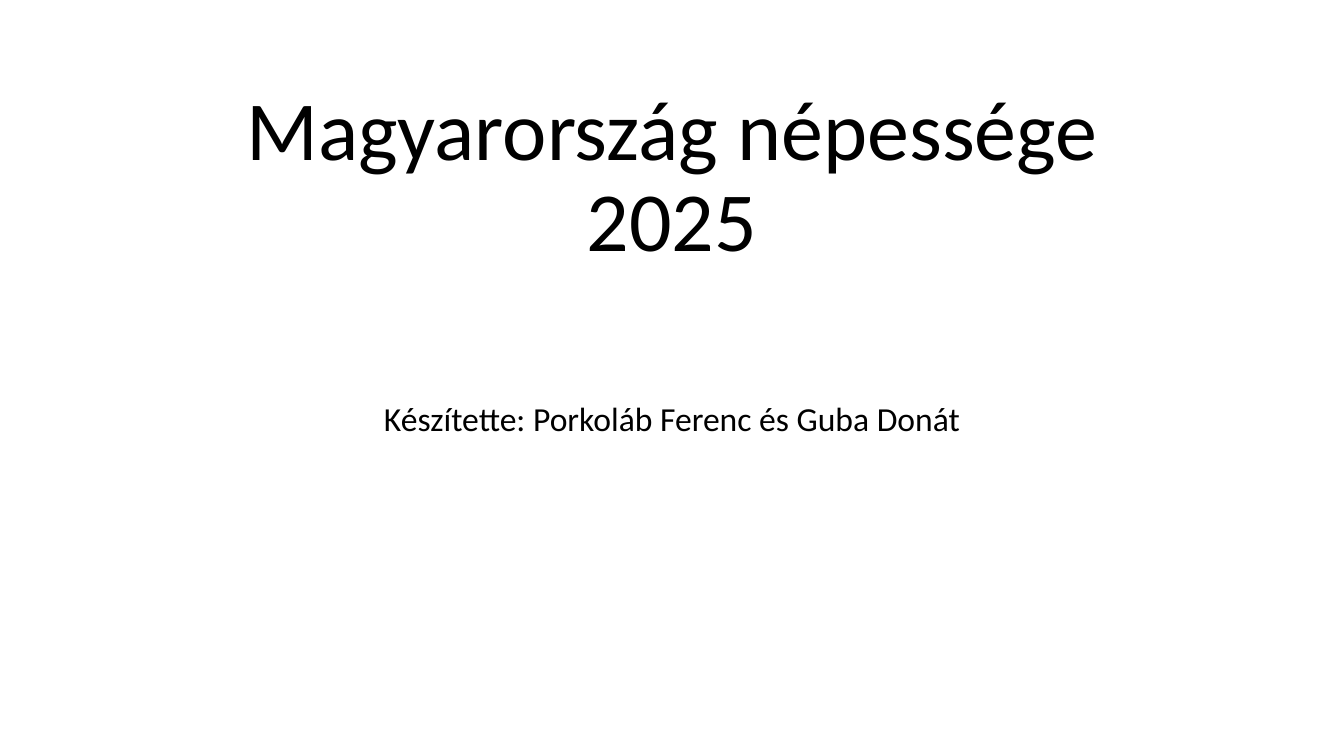
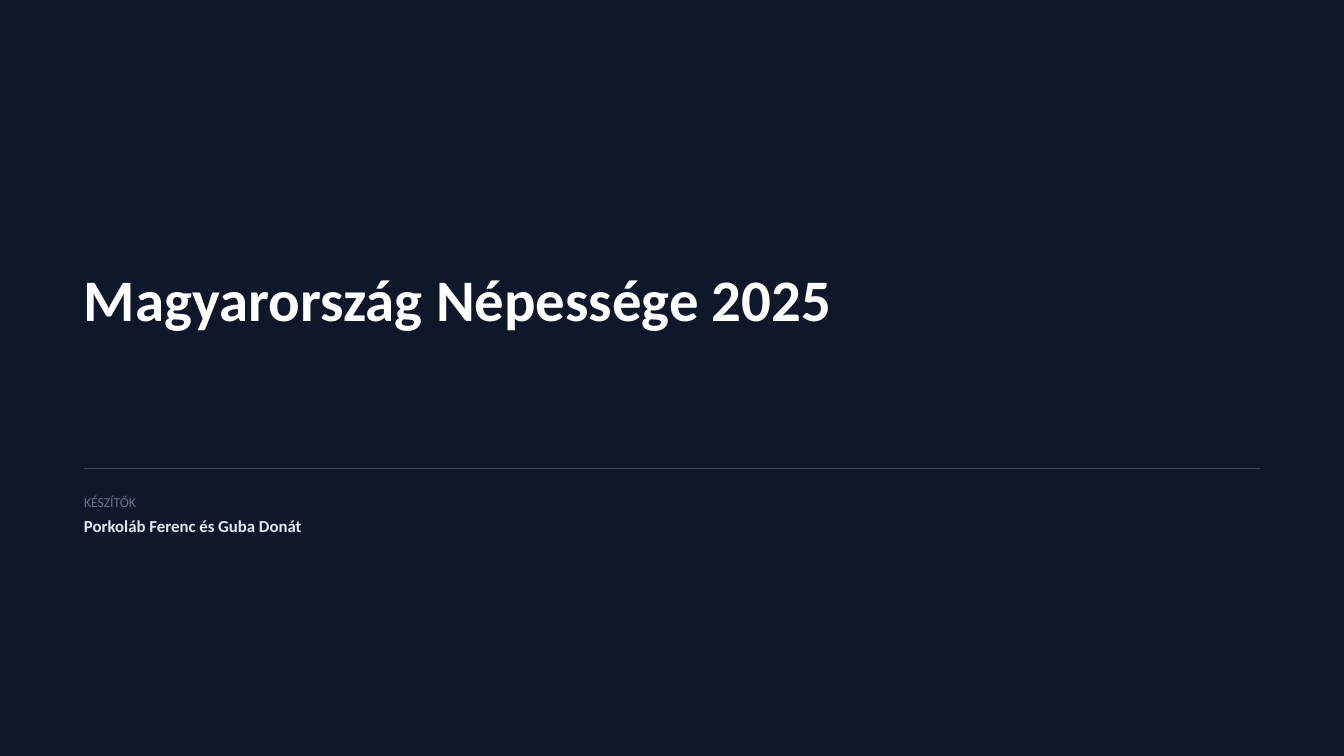
Before and after one commit to FRXTSY/Nepesseg, a slide deck: slide 1 of Magyarország népessége 2025.pptx. Drawn at 1344x756 pixels with LibreOffice and Linux fonts; fonts in the diff are those of the drawing; background and template pictures are left out. Boxes give left, top, right and bottom in pixels: in the first picture for what was removed or moved away, otherwise in the second. Text is boxed around its words. In the diff, an @@ line names an element or a change of style, - is before the commit and + after.

```diff
--- a/Magyarország népessége 2025.pptx
+++ b/Magyarország népessége 2025.pptx
@@ background picture (left out) to #0F172A @@
@@ text "Magyarország Népessége 2025" at (x1=84, y1=280, x2=831, y2=331): vertical alignment bottom to top @@
@@ text at (x1=84, y1=280, x2=831, y2=331): text changed; size 60 to 42 pt; text colour #000000 to #FFFFFF; bold on @@
-Magyarország népessége 2025
+Magyarország Népessége 2025
@@ rectangle added at (x1=84, y1=468, x2=1260, y2=469), fill #334155 @@
@@ text added at (x1=84, y1=496, x2=136, y2=507), 9.8 pt, text #64748B @@
+KÉSZÍTŐK
@@ text at (x1=84, y1=520, x2=302, y2=532): text changed; size 24 to 12 pt; text colour #000000 to #E2E8F0; bold on @@
-Készítette: Porkoláb Ferenc és Guba Donát
+Porkoláb Ferenc és Guba Donát
```
Also in this commit, not shown: 6 slides added, 4 slides removed, 1 other file.
